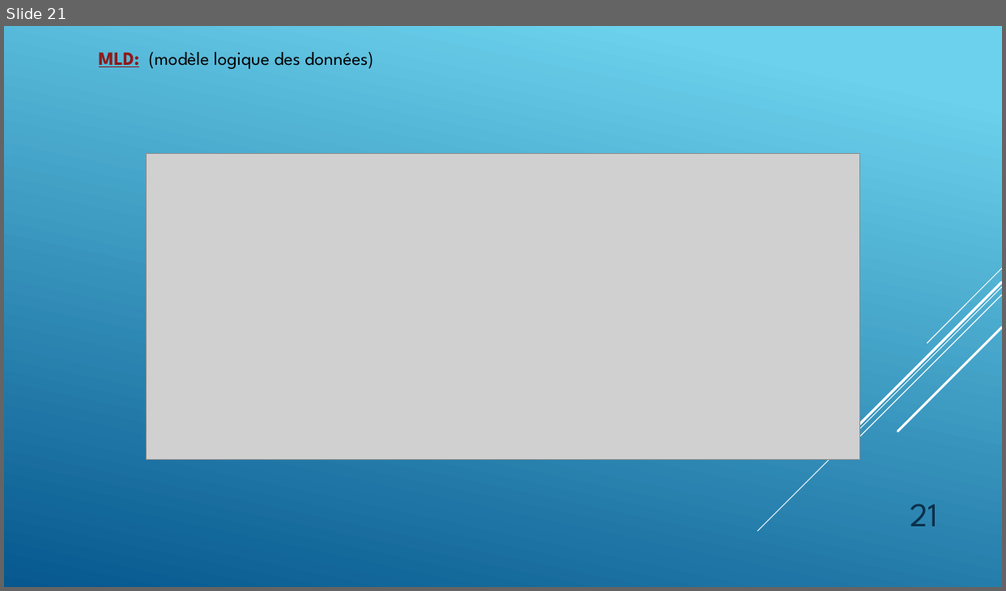
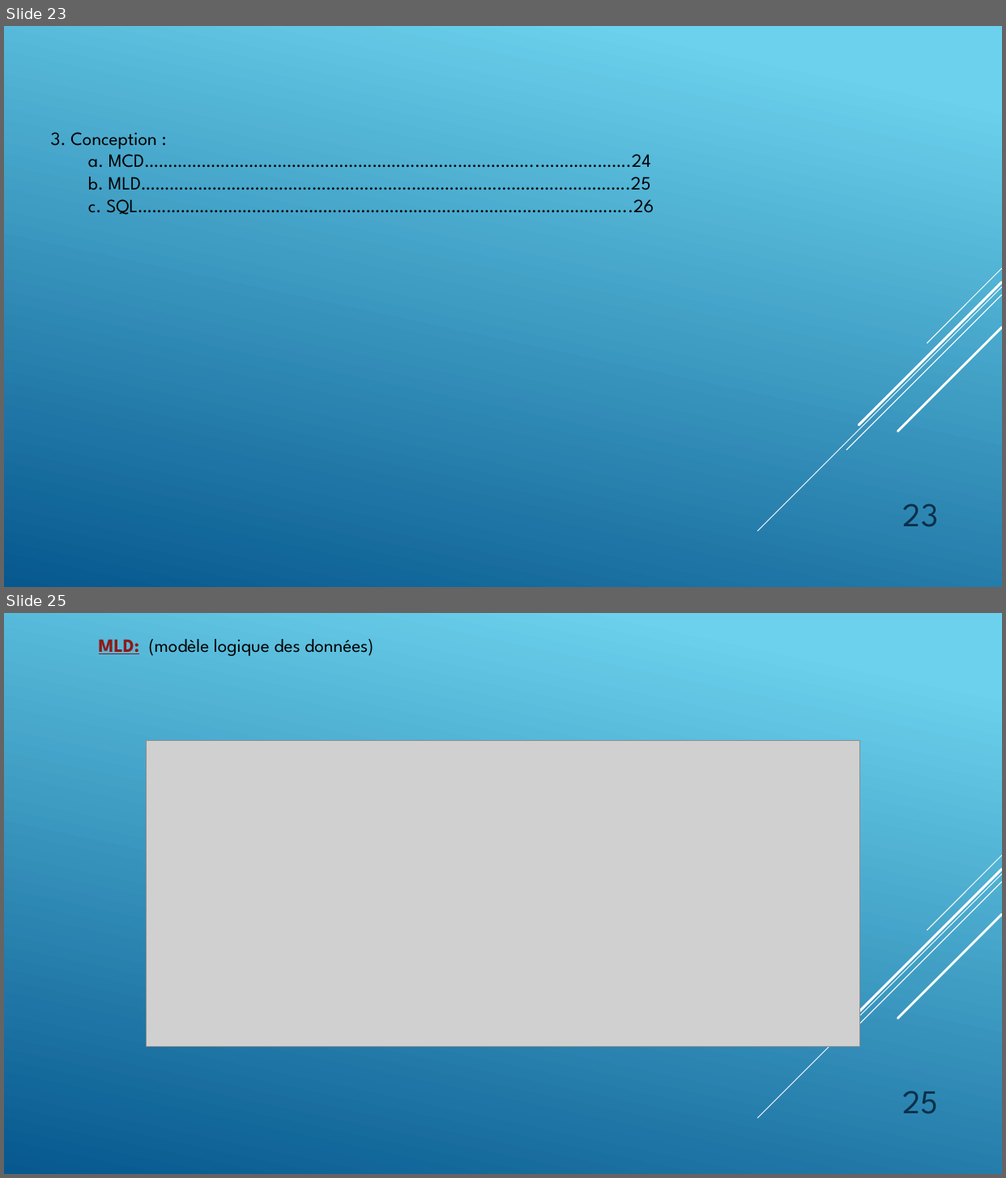
Before and after one commit to GillesP-dev/FilRouge, a slide deck: CDC/L_artiste.pptx. Shown one above the other, each under a label of ours: slide 21 before the commit, slides 23 and 25 after it; the slides between them are not shown. The pictures are 1006x591 and 1006x1178 pixels, drawn with LibreOffice and Linux fonts; fonts in the diff are those of the drawing; grey boxes stand for pictures. Boxes give left, top, right and bottom in pixels: in the first picture for what was removed or moved away, otherwise in the second. Text is boxed around its words. In the diff, an @@ line names an element or a change of style, - is before the commit and + after.

```diff
--- a/CDC/L_artiste.pptx
+++ b/CDC/L_artiste.pptx
@@ slide 23 added at [4,26,1002,587], background gradient #6ED2EB to #06588E; not listed: 5 template elements that a slide beside it also shows @@
@@ text added at [51,132,654,215], 18 pt, text #000000 @@
+3. Conception :
+a. MCD………………………………………………………………………..……………….24
+b. MLD………………………………………………………………………………………….25
+c. SQL…………………………………………………………………………………………..26
@@ page number added at [903,504,938,527], 32 pt, text #0A304A @@
+23
@@ what was slide 21 is now slide 25 @@
@@ page number at [902,1091,938,1114]: text changed @@
-21
+25
```
Also in this commit, not shown: 3 slides changed, 5 other slides added, 3 slides removed, 4 other files.
